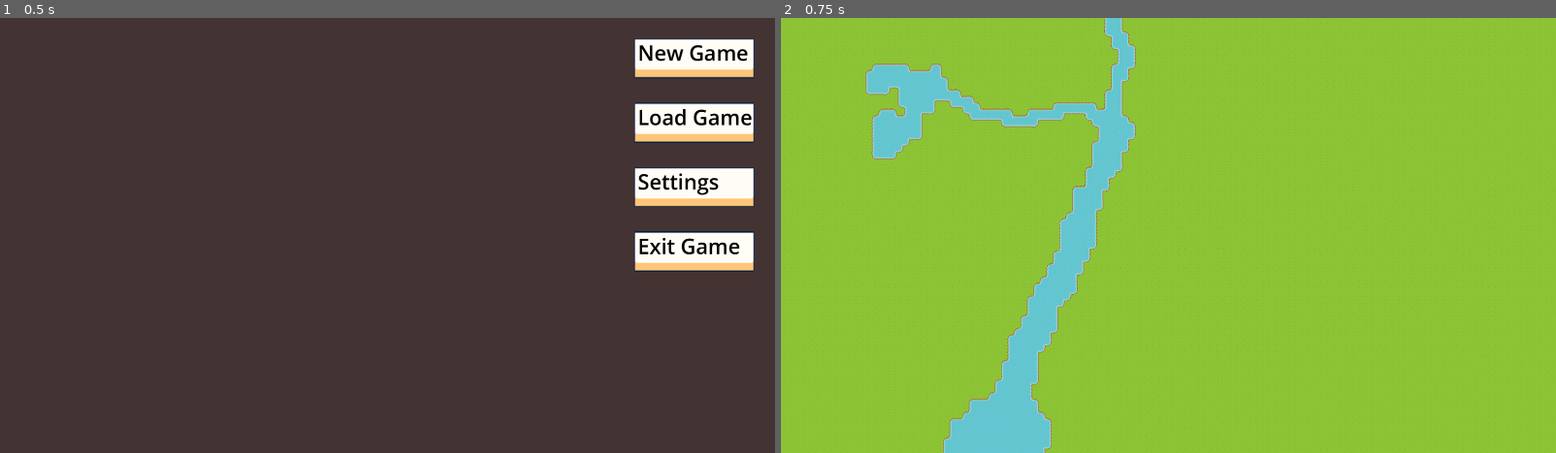
Above: before the commit, frames 1-2 (left to right).
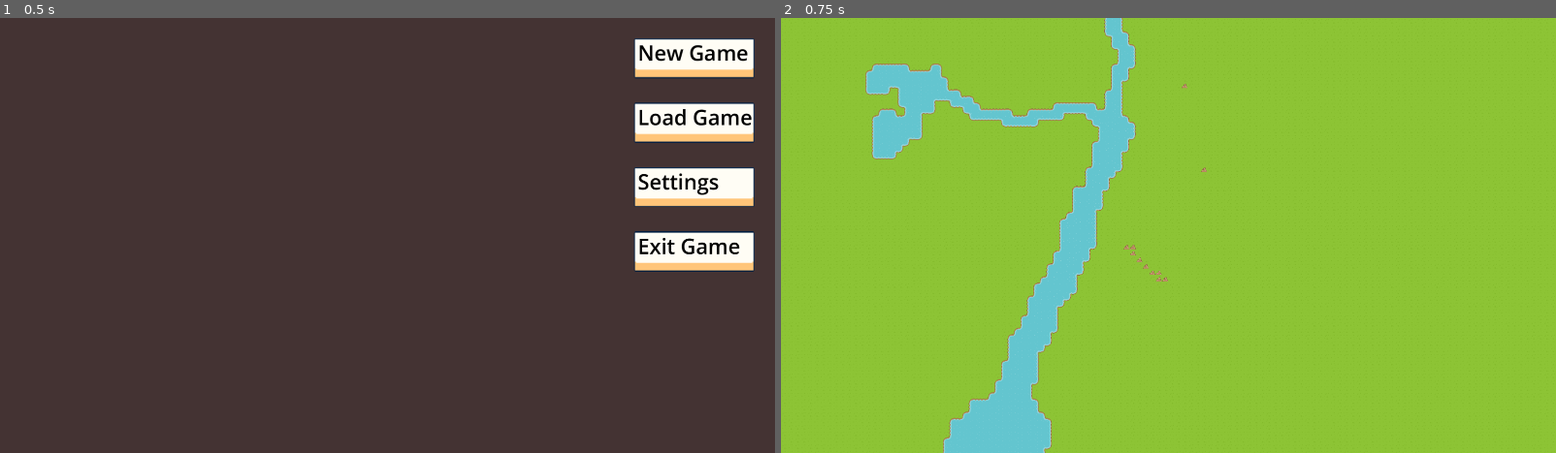
Above: after the commit, the same moments.

Repository: kyomawolf/bannerschlacht-godot
Game: Godot game, scene res://scenes/scene_handler.tscn
Two runs of this game, one before a commit and one after it. Both use one fixed random seed, a clock stepped at 60 frames per second and the inputs below.
Inputs:
- Up to frame 1 (0.5 s): no input
- Up to frame 2 (0.75 s): click "New Game" at 0.5 s

Frame 1 is identical in both runs. In frame 2, less than 0.1% of the frame differs, in the area x 44-55%, y 15-61%.

Commit message:
added unit placement

Diff:
--- /dev/null
+++ b/ressources/units/base.tscn
@@ -0,0 +1,9 @@
+[gd_scene load_steps=2 format=3 uid="uid://dtq6wmkgknj54"]
+
+[ext_resource type="Texture2D" uid="uid://b70ov7kpla513" path="res://ressources/units/test_grafics1.png" id="1_45hvd"]
+
+[node name="normal_unit" type="Sprite2D"]
+texture_filter = 1
+texture_repeat = 1
+texture = ExtResource("1_45hvd")
+centered = false
--- a/scenes/sample_scene.tscn
+++ b/scenes/sample_scene.tscn
@@ -13,3 +13,8 @@
 tile_set = ExtResource("1_p5m3a")
 format = 2
 layer_0/tile_data = PackedInt32Array(4391032, 327680, 0, 4325496, 327680, 1, 4259960, 327680, 1, 4194424, 327680, 0, 41 …(169639 unchanged characters)…
+
+[node name="clickable" type="TileMap" parent="."]
+tile_set = ExtResource("1_p5m3a")
+format = 2
+layer_0/tile_data = PackedInt32Array(2621499, 3538944, 19, 2621498, 3538944, 19, 2555962, 3538944, 19, 2555961, 3538944, 19, 2490424, 3538944, 19, 2424887, 3538944, 19, 2359350, 3538944, 19, 2293814, 3538944, 19, 2293813, 3538944, 19, 1507393, 3538944, 19, 655422, 3538944, 19)
--- a/scripts/SampleScene.gd
+++ b/scripts/SampleScene.gd
@@ -1,9 +1,19 @@
 extends Control
 
+var build_mode = false
 
 # Called when the node enters the scene tree for the first time.
 func _ready():
 	pass # Replace with function body.
+
+func action_set_unit(tile_id, cell):
+	if !cell:
+		var tile_node = get_parent().get_node("sampleGame")
+		var new_unit = load("res://ressources/units/base.tscn").instantiate()
+		new_unit.position = tile_id * 16
+		tile_node.add_child(new_unit, true)
+		var index = [0,0]
+		tile_node.get_node("clickable").set_cell(0, tile_id, -1, index, 0)
 
 
 # Called every frame. 'delta' is the elapsed time since the previous frame.
@@ -17,6 +27,18 @@
 	# check for tile selection
 	if Input.is_mouse_button_pressed(MOUSE_BUTTON_LEFT):
 		var tile_node = get_parent()
-		var tile_map = tile_node.get_node("terrain").get_class()
-		var tile_id =  tile_map.local_to_map(get_global_mouse_position())
-		print(tile_id)
+		var tile_map = tile_node.get_node("sampleGame").get_node("terrain")
+		var prop_map = tile_node.get_node("sampleGame").get_node("clickable")
+		print(tile_node)
+		print(tile_map)
+		var tile_id = tile_map.local_to_map(get_global_mouse_position())
+		var prop = prop_map.local_to_map(get_global_mouse_position())
+		print(tile_id, prop, prop_map)
+		if build_mode:
+			action_set_unit(prop, prop_map.get_cell_tile_data(0, prop))
+	# enter|exit build mode
+	if Input.is_key_pressed(KEY_B):
+		if build_mode:
+			build_mode = false
+		else:
+			build_mode=true
Binary file added: ressources/tileassets/figure.png
Not shown, added: ressources/tileassets/figure.png.import
Binary file added: ressources/units/figure.png
Not shown, added: ressources/units/figure.png.import
Binary file added: ressources/units/test_grafics0.png
Not shown, added: ressources/units/test_grafics0.png.import
Binary file added: ressources/units/test_grafics1.png
Not shown, added: ressources/units/test_grafics1.png.import
Binary file added: ressources/units/test_grafics2.png
Not shown, added: ressources/units/test_grafics2.png.import
Binary file added: ressources/units/test_grafics3.png
Not shown, added: ressources/units/test_grafics3.png.import
